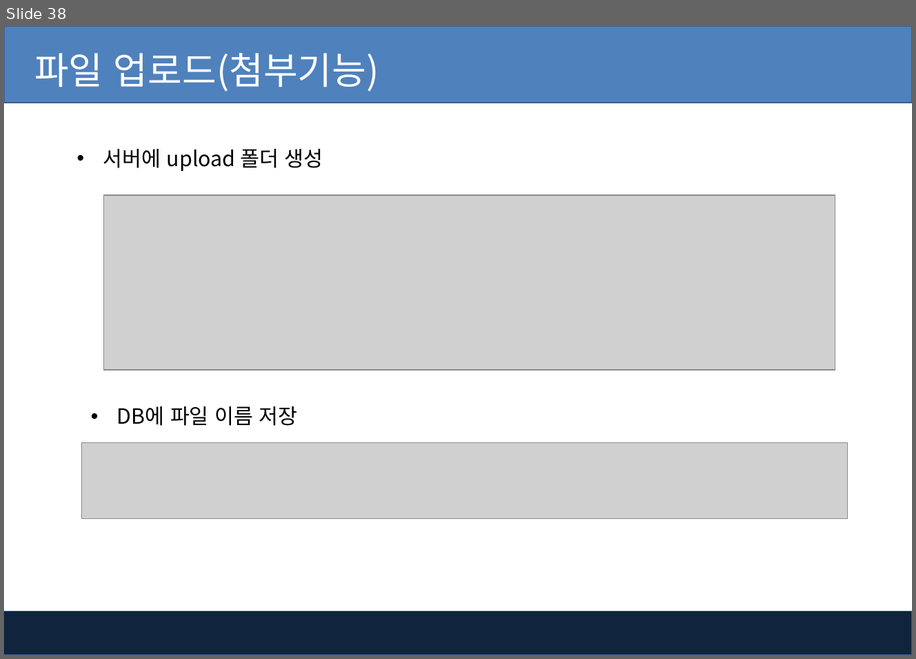
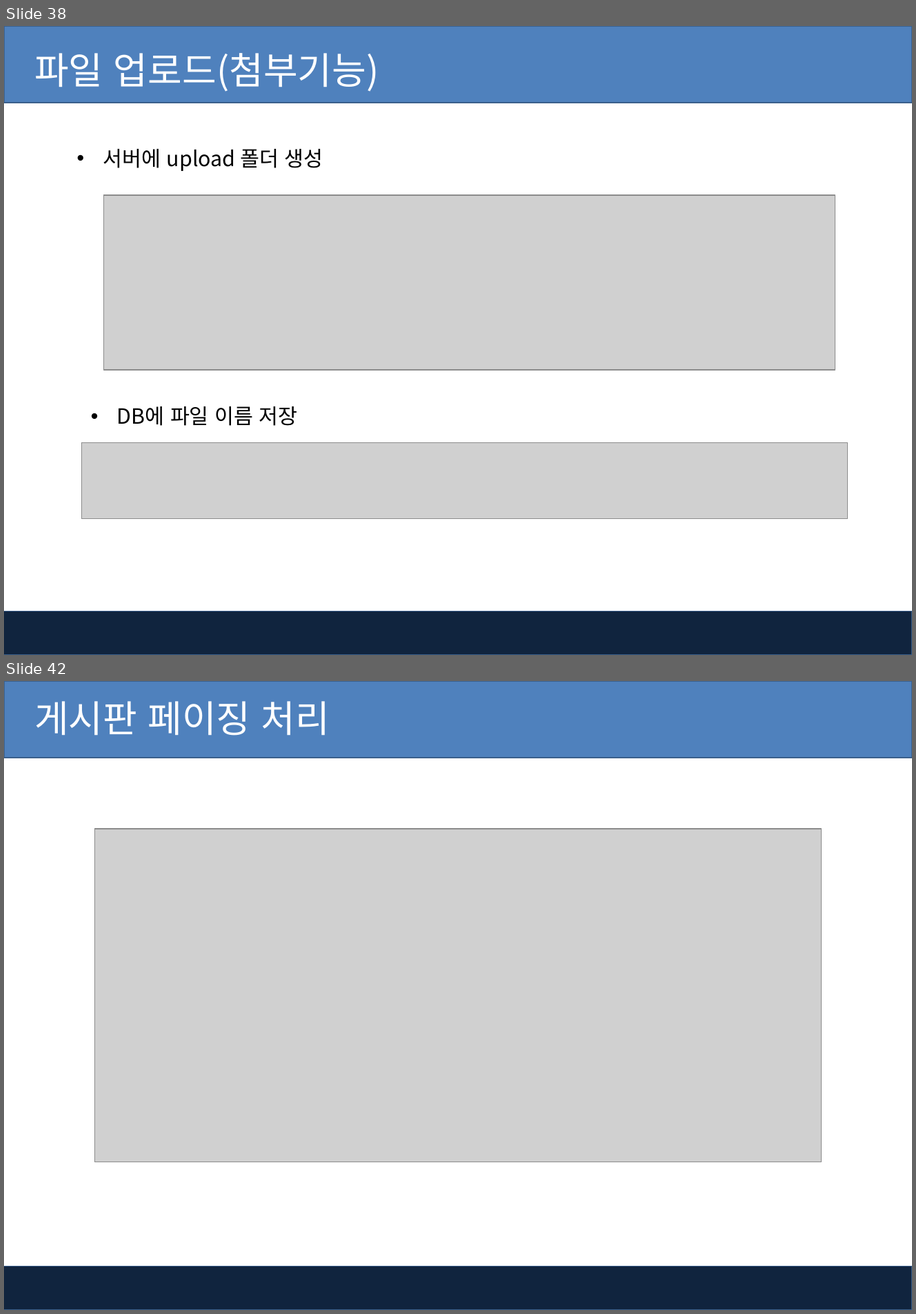
Before and after one commit to pshho/ngreen_project, a slide deck: jspWorks/자료/jsp_ppt/10-2장. Jsp - MVC를 이용한 게시판 관리.pptx. Shown one above the other, each under a label of ours: slide 38 before the commit, slides 38 and 42 after it; the slides between them are not shown. The pictures are 916x659 and 916x1314 pixels, drawn with LibreOffice and Linux fonts; fonts in the diff are those of the drawing; grey boxes stand for pictures; background and template pictures are left out. Boxes give left, top, right and bottom in pixels: in the first picture for what was removed or moved away, otherwise in the second. Text is boxed around its words. In the diff, an @@ line names an element or a change of style, - is before the commit and + after.

```diff
--- a/jspWorks/자료/jsp_ppt/10-2장. Jsp - MVC를 이용한 게시판 관리.pptx
+++ b/jspWorks/자료/jsp_ppt/10-2장. Jsp - MVC를 이용한 게시판 관리.pptx
@@ slide 42 added at (4, 681, 912, 1310), background #FFFFFF; not listed: 2 template elements that a slide beside it also shows @@
@@ text added at (34, 701, 330, 736), 32 pt, text #FFFFFF @@
+게시판 페이징 처리
@@ picture added at (94, 829, 822, 1162) @@
```
Also in this commit, not shown: 6 other slides added, 19 other files.
